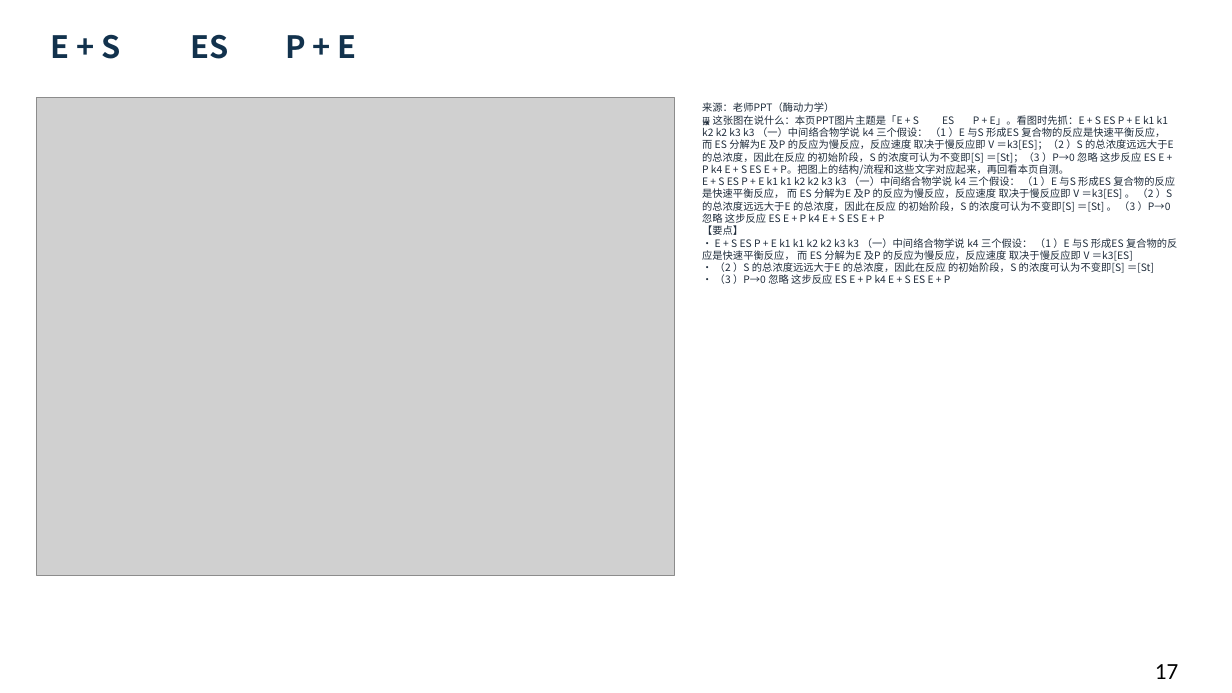
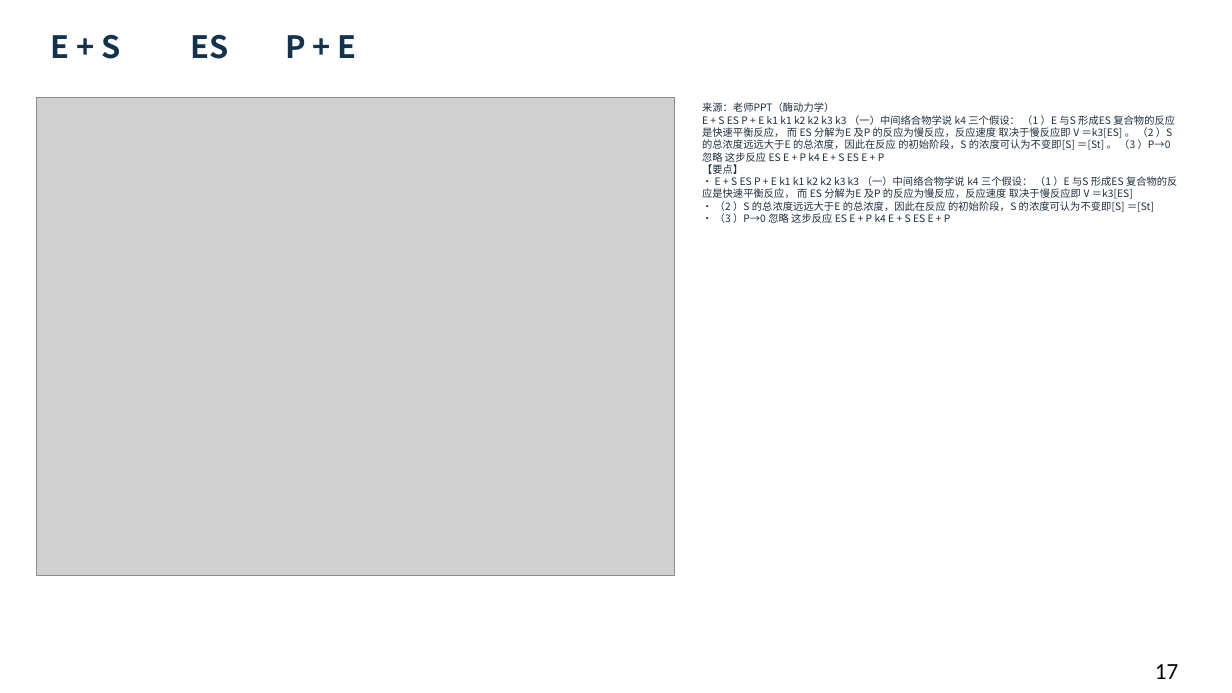
Before and after one commit to newkan-li/Biochemistry, a slide deck: slide 17 of downloads/bc07-ai-style.pptx. Drawn at 1232x693 pixels with LibreOffice and Linux fonts; fonts in the diff are those of the drawing; grey boxes stand for pictures. Boxes give left, top, right and bottom in pixels: in the first picture for what was removed or moved away, otherwise in the second. Text is boxed around its words. In the diff, an @@ line names an element or a change of style, - is before the commit and + after.

```diff
--- a/downloads/bc07-ai-style.pptx
+++ b/downloads/bc07-ai-style.pptx
@@ text at (702, 102, 1177, 223): text changed @@
-来源：老师PPT（酶动力学）
-🖼 这张图在说什么：本页PPT图片主题是「E + S ES P + E」。看图时先抓：E + S ES P + E k1 k1 k2 k2 k3 k3 （一）中间络合物学说 k4 三个假设： （1 ）E 与S 形成ES 复合物的反应是快速平衡反应， 而 ES 分解为E 及P 的反应为慢反应，反应速度 取决于慢反应即 V ＝k3[ES]；（2 ）S 的总浓度远远大于E 的总浓度，因此在反应 的初始阶段，S 的浓度可认为不变即[S] ＝[St]；（3 ）P→0 忽略 这步反应 ES E + P k4 E + S ES E + P。把图上的结构/流程和这些文字对应起来，再回看本页自测。
-E + S ES P + E k1 k1 k2 k2 k3 k3 （一）中间络合物学说 k4 三个假设： （1 ）E 与S 形成ES 复合物的反应是快速平衡反应， 而 ES 分解为E 及P 的反应为慢反应，反应速度 取决于慢反应即 V ＝k3[ES] 。 （2 ）S 的总浓度远远大于E 的总浓度，因此在反应 的初始阶段，S 的浓度可认为不变即[S] ＝[St] 。 （3 ）P→0 忽略 这步反应 ES E + P k4 E + S ES E + P
-【要点】
-• E + S ES P + E k1 k1 k2 k2 k3 k3 （一）中间络合物学说 k4 三个假设： （1 ）E 与S 形成ES 复合物的反应是快速平衡反应， 而 ES 分解为E 及P 的反应为慢反应，反应速度 取决于慢反应即 V ＝k3[ES]
-• （2 ）S 的总浓度远远大于E 的总浓度，因此在反应 的初始阶段，S 的浓度可认为不变即[S] ＝[St]
-• （3 ）P→0 忽略 这步反应 ES E + P k4 E + S ES E + P
+来源：老师PPT（酶动力学）
+E + S ES P + E k1 k1 k2 k2 k3 k3 （一）中间络合物学说 k4 三个假设： （1 ）E 与S 形成ES 复合物的反应是快速平衡反应， 而 ES 分解为E 及P 的反应为慢反应，反应速度 取决于慢反应即 V ＝k3[ES] 。 （2 ）S 的总浓度远远大于E 的总浓度，因此在反应 的初始阶段，S 的浓度可认为不变即[S] ＝[St] 。 （3 ）P→0 忽略 这步反应 ES E + P k4 E + S ES E + P
+【要点】
+• E + S ES P + E k1 k1 k2 k2 k3 k3 （一）中间络合物学说 k4 三个假设： （1 ）E 与S 形成ES 复合物的反应是快速平衡反应， 而 ES 分解为E 及P 的反应为慢反应，反应速度 取决于慢反应即 V ＝k3[ES]
+• （2 ）S 的总浓度远远大于E 的总浓度，因此在反应 的初始阶段，S 的浓度可认为不变即[S] ＝[St]
+• （3 ）P→0 忽略 这步反应 ES E + P k4 E + S ES E + P
```
Also in this commit, not shown: 112 other slides changed, 20 other files.
